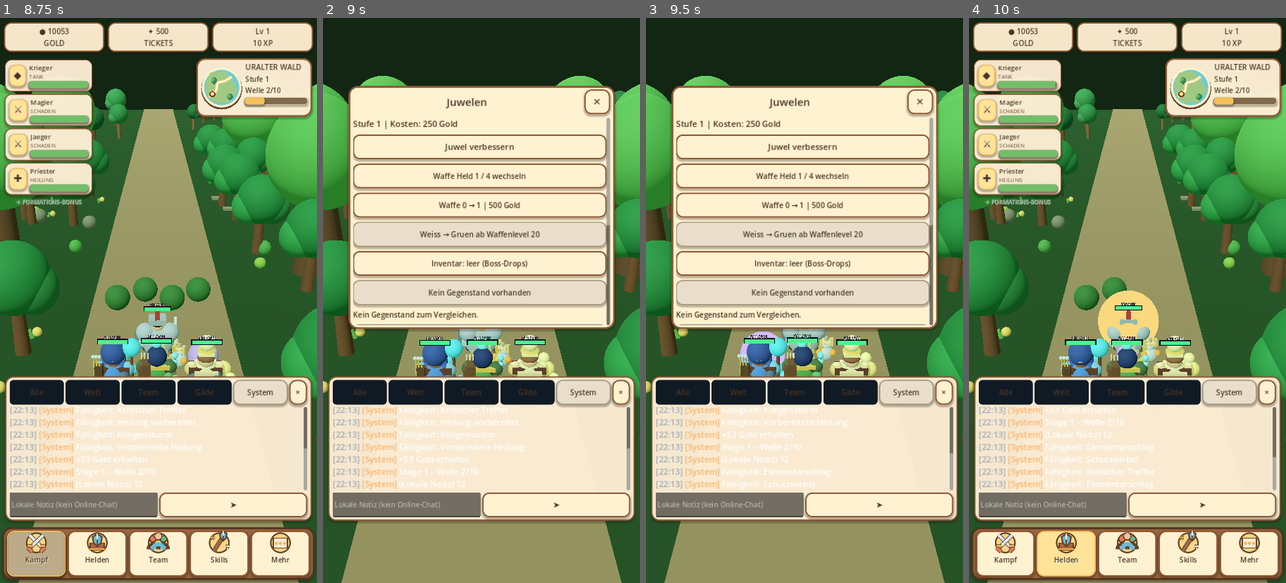
Above: before the commit, frames 1-4 (left to right).
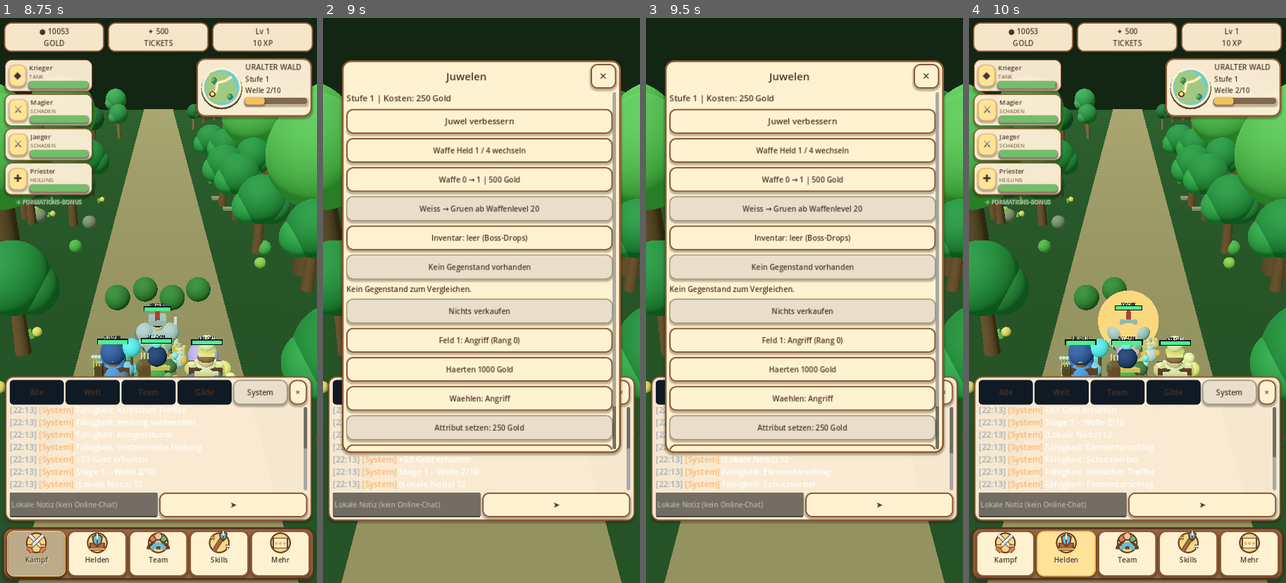
Above: after the commit, the same moments.

Repository: xynewageyx/TitanLegend
Game: Godot game, scene res://scenes/main.tscn
Same seed, same stepped clock (60 frames per second), same inputs: the game is played once before the commit and once after it.
Inputs (mouse positions are in pixels of both pictures, inside the frame that each line leads up to):
- Up to frame 1 (8.75 s): click "☰ System · Stage 1 – Welle 1/…" at 0.5 s; click (82, 503) at 1.27 s; type "12" at 1.35 s; click "Welt" at 2 s; click "Alle" at 2.75 s; click "Team" at 3.5 s; click "Gilde" at 4.25 s; click "System" at 5 s; click "×" at 5.75 s; click "☰ System · Stage 1 – Welle 2/…" at 6.5 s; click "➤" at 7.25 s; click (34, 554) at 8 s
- Up to frame 2 (9 s): click (421, 554) at 8.75 s
- Up to frame 3 (9.5 s): no input
- Up to frame 4 (10 s): click "✕" at 9.5 s

Frame 1 is identical in both runs. In frame 2, 34% of the frame differs, in the area x 5-95%, y 7-78%; in frame 3, 34%; in frame 4, nothing differs.

Commit message:
Improve portrait equipment modal size and enforce readable parchment text

Diff:
--- a/scripts/ui_manager.gd
+++ b/scripts/ui_manager.gd
@@ -315,10 +315,12 @@
  action_panel = PanelContainer.new()
  action_panel.name = "ActionPanel"
  action_panel.set_anchors_and_offsets_preset(Control.PRESET_FULL_RECT)
- action_panel.anchor_left = 0.08
- action_panel.anchor_right = 0.92
- action_panel.anchor_top = 0.12
- action_panel.anchor_bottom = 0.55
+ # Give the portrait Android modal room for equipment, gems and loot,
+ # without making the close button scroll away.
+ action_panel.anchor_left = 0.06
+ action_panel.anchor_right = 0.94
+ action_panel.anchor_top = 0.075
+ action_panel.anchor_bottom = 0.77
  action_panel.offset_left = 0
  action_panel.offset_right = 0
  action_panel.offset_top = 0
@@ -334,6 +336,8 @@
  action_title = Label.new()
  _font(action_title, 24)
  ADVENTURE_THEME.title(action_title, 24)
+ # Explicit dark ink: white labels disappear against the parchment panel.
+ action_title.add_theme_color_override("font_color", ADVENTURE_THEME.INK)
  action_title.horizontal_alignment = HORIZONTAL_ALIGNMENT_CENTER
  action_title.vertical_alignment = VERTICAL_ALIGNMENT_CENTER
  action_title.size_flags_horizontal = Control.SIZE_EXPAND_FILL
